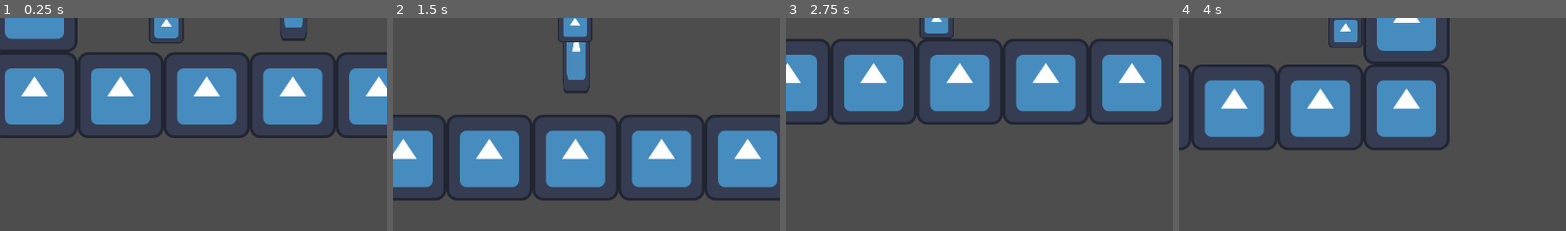
Above: before the commit, frames 1-4 (left to right).
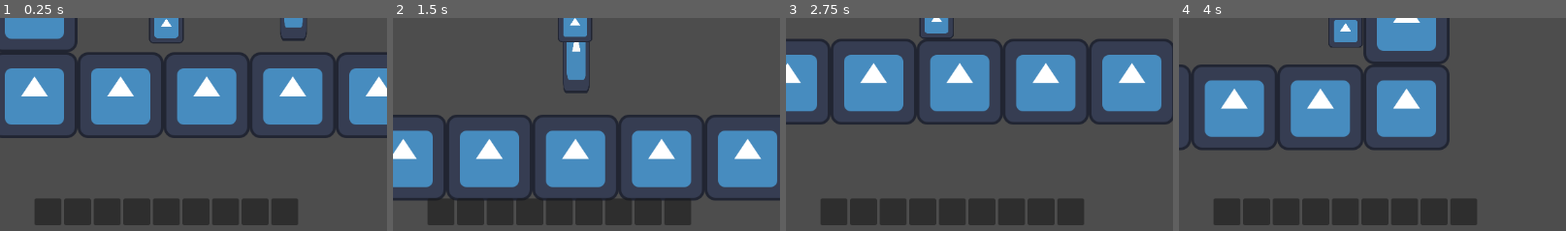
Above: after the commit, the same moments.

Repository: TheHumanMRP/RPG-Life-Tracker
Game: Godot game, scene res://Folders/Systems/Main/Scenes/main_scene.tscn
Two runs of this game, one before a commit and one after it. Both use one fixed random seed, a clock stepped at 60 frames per second and the inputs below. The engine's default icon, where the game draws it, is replaced by a stand-in: a white triangle on a blue panel in a dark square.
Inputs:
- Up to frame 1 (0.25 s): no input
- Up to frame 2 (1.5 s): hold D (move_right) from 0.53 s (still down); tap Space (jump) at 0.77 s
- Up to frame 3 (2.75 s): tap Space (jump) at 1.52 s; release D (move_right) at 2.03 s; hold A (move_left) from 2.03 s (still down)
- Up to frame 4 (4 s): release A (move_left) at 2.78 s; hold D (move_right) from 2.78 s (still down); tap Space (jump) at 3.02, 3.77 s
The pictures show only the part of the screen within x 29-78%, y 50-100%; the shares and areas given below are measured in that part.

The runs differ from the first frame. In frame 1, 7.6% of the frame differs, in the area x 9-77%, y 85-98%; in frame 2, 7.1%; in frame 3, 7.6%; in frame 4, 7.6%.

Commit message:
Auto commit at 2026-06-21 16:18:18

Diff:
--- a/Folders/Systems/Globals/Signal_Bus.gd
+++ b/Folders/Systems/Globals/Signal_Bus.gd
@@ -1,6 +1,14 @@
 extends Node
 
+signal refresh_ui
 signal respawn_player
+
+func _ready() -> void:
+	call_deferred("refresh_ui_across_project")
+
+func refresh_ui_across_project() -> void:
+	print("\nSignal Bus: Refresh ui emitted")
+	refresh_ui.emit()
 
 func _input(event: InputEvent) -> void:
 	if event.is_action_pressed("Respawn"):
--- /dev/null
+++ b/Folders/Systems/Inventory_System/Items/base_item.gd
@@ -0,0 +1,9 @@
+extends Resource
+class_name BaseItem
+
+# Naming of the vars should be in snake_case
+
+@export var name: String = "base_item" # Should only be used for ui, not in any way for andy logic
+@export var type: String = "base_item" # Used to make sure that only the correct item gets accepted into the inventory slot
+									   # basically oor filteration purpose
+@export var logo: Texture2D # Should and can be only used for display purposes
--- a/Folders/Systems/Inventory_System/Items/item.gd
+++ /dev/null
@@ -1,11 +0,0 @@
-extends
-
-
-# Called when the node enters the scene tree for the first time.
-func _ready() -> void:
-	pass # Replace with function body.
-
-
-# Called every frame. 'delta' is the elapsed time since the previous frame.
-func _process(delta: float) -> void:
-	pass
--- /dev/null
+++ b/Folders/Systems/Inventory_System/Items/sword_class.gd
@@ -0,0 +1,11 @@
+class_name Sword
+extends BaseItem
+
+var damage
+
+func _init() -> void:
+	type = "sword"
+
+func setup(new_name: String, new_logo: Texture2D) -> void:
+	name = new_name
+	logo = new_logo
--- /dev/null
+++ b/Folders/Systems/Inventory_System/Scenes/inventory_hot_bar.tscn
@@ -0,0 +1,27 @@
+[gd_scene format=3 uid="uid://dc28u3ylx6ryd"]
+
+[ext_resource type="Script" uid="uid://b3mikwkv45ua3" path="res://Folders/Systems/Inventory_System/Scripts/inventory_hot_bar.gd" id="1_qjpuj"]
+
+[node name="InventoryHotBar" type="Control" unique_id=1133281896]
+layout_mode = 3
+anchors_preset = 15
+anchor_right = 1.0
+anchor_bottom = 1.0
+grow_horizontal = 2
+grow_vertical = 2
+script = ExtResource("1_qjpuj")
+
+[node name="Hot_Bar" type="HBoxContainer" parent="." unique_id=2080709744]
+unique_name_in_owner = true
+layout_mode = 1
+anchors_preset = 7
+anchor_left = 0.5
+anchor_top = 1.0
+anchor_right = 0.5
+anchor_bottom = 1.0
+offset_left = -20.0
+offset_top = -40.0
+offset_right = 20.0
+grow_horizontal = 2
+grow_vertical = 0
+alignment = 1
--- a/Folders/Systems/Inventory_System/Scenes/inventory_slot.tscn
+++ b/Folders/Systems/Inventory_System/Scenes/inventory_slot.tscn
@@ -2,36 +2,28 @@
 
 [ext_resource type="Script" uid="uid://bkvmj0hs40ess" path="res://Folders/Systems/Inventory_System/Scripts/inventory_slot.gd" id="1_idi7c"]
 
-[node name="Inventory_Slot" type="Control" unique_id=324414666]
-layout_mode = 3
-anchors_preset = 15
-anchor_right = 1.0
-anchor_bottom = 1.0
-grow_horizontal = 2
-grow_vertical = 2
-script = ExtResource("1_idi7c")
-
-[node name="PanelContainer" type="PanelContainer" parent="." unique_id=278711913]
-layout_mode = 1
+[node name="Inventory_Slot" type="PanelContainer" unique_id=844703346]
 anchors_preset = 8
 anchor_left = 0.5
 anchor_top = 0.5
 anchor_right = 0.5
 anchor_bottom = 0.5
-offset_left = -20.0
-offset_top = -20.0
-offset_right = 20.0
-offset_bottom = 20.0
+offset_left = -60.0
+offset_top = -31.5
+offset_right = 60.0
+offset_bottom = 31.5
 grow_horizontal = 2
 grow_vertical = 2
+script = ExtResource("1_idi7c")
+accepted_item_type = null
 
-[node name="MarginContainer" type="MarginContainer" parent="PanelContainer" unique_id=1684947038]
+[node name="MarginContainer" type="MarginContainer" parent="." unique_id=1684947038]
 layout_mode = 2
 theme_override_constants/margin_left = 20
 theme_override_constants/margin_top = 20
 theme_override_constants/margin_right = 20
 theme_override_constants/margin_bottom = 20
 
-[node name="Name" type="Label" parent="PanelContainer/MarginContainer" unique_id=1700011461]
+[node name="Logo_Display" type="TextureRect" parent="MarginContainer" unique_id=1196303866]
+unique_name_in_owner = true
 layout_mode = 2
-text = "Base_Item"
--- a/Folders/Systems/Inventory_System/Scenes/inventory_slot_holder.tscn
+++ /dev/null
@@ -1,9 +0,0 @@
-[gd_scene format=3 uid="uid://dc28u3ylx6ryd"]
-
-[node name="Inventory_Slot_Holder" type="Control" unique_id=1133281896]
-layout_mode = 3
-anchors_preset = 15
-anchor_right = 1.0
-anchor_bottom = 1.0
-grow_horizontal = 2
-grow_vertical = 2
--- a/Folders/Systems/Inventory_System/Scenes/inventory_ui_layer.tscn
+++ b/Folders/Systems/Inventory_System/Scenes/inventory_ui_layer.tscn
@@ -1,3 +1,19 @@
 [gd_scene format=3 uid="uid://svisxss24oxa"]
 
+[ext_resource type="PackedScene" uid="uid://dc28u3ylx6ryd" path="res://Folders/Systems/Inventory_System/Scenes/inventory_hot_bar.tscn" id="1_ewtii"]
+
 [node name="Inventory_UI_Layer" type="CanvasLayer" unique_id=445007278]
+
+[node name="MarginContainer" type="MarginContainer" parent="." unique_id=1160798767]
+anchors_preset = 15
+anchor_right = 1.0
+anchor_bottom = 1.0
+grow_horizontal = 2
+grow_vertical = 2
+theme_override_constants/margin_left = 20
+theme_override_constants/margin_top = 20
+theme_override_constants/margin_right = 20
+theme_override_constants/margin_bottom = 20
+
+[node name="InventoryHotBar" parent="MarginContainer" unique_id=1133281896 instance=ExtResource("1_ewtii")]
+layout_mode = 2
--- /dev/null
+++ b/Folders/Systems/Inventory_System/Scripts/inventory_hot_bar.gd
@@ -0,0 +1,12 @@
+extends Control
+
+@onready var h_box_container: HBoxContainer = $%Hot_Bar
+
+var number_of_inventory_slots: int = 9
+
+func _ready() -> void:
+	for i in range(number_of_inventory_slots):
+		var packed_inveotory_slot: PackedScene = load("res://Folders/Systems/Inventory_System/Scenes/inventory_slot.tscn")
+		var inventory_slot: Node = packed_inveotory_slot.instantiate()
+
+		h_box_container.add_child(inventory_slot)
--- a/Folders/Systems/Inventory_System/Scripts/inventory_slot.gd
+++ b/Folders/Systems/Inventory_System/Scripts/inventory_slot.gd
@@ -1 +1,20 @@
 extends Control
+
+@export var item: BaseItem
+@export var accepted_item_type: String = "base_item"
+
+@onready var display_logo: TextureRect = $%Logo_Display
+
+func _ready() -> void:
+	check_type_of_item()
+	SignalBus.refresh_ui.connect(refresh_ui)
+
+func refresh_ui() -> void:
+	if item:
+		display_logo.texture = item.logo
+
+func check_type_of_item() -> void:
+	if not accepted_item_type == "base_item":
+		if not item.type == accepted_item_type:
+			push_error("Inventory Slot: Invalid item type ")
+			item = BaseItem.new()
--- a/Folders/Systems/Player/player.tscn
+++ b/Folders/Systems/Player/player.tscn
@@ -55,7 +55,7 @@
 "duration": 1.0,
 "texture": SubResource("AtlasTexture_ofe1v")
 }],
-"loop": true,
+"loop": 1,
 "name": &"GodotIcon",
 "speed": 5.0
 }, {
@@ -63,7 +63,7 @@
 "duration": 1.0,
 "texture": SubResource("AtlasTexture_3rm20")
 }],
-"loop": true,
+"loop": 1,
 "name": &"Idle",
 "speed": 5.0
 }, {
@@ -71,7 +71,7 @@
 "duration": 1.0,
 "texture": SubResource("AtlasTexture_6n2b4")
 }],
-"loop": true,
+"loop": 1,
 "name": &"Moveing-Up-Left",
 "speed": 5.0
 }, {
@@ -79,7 +79,7 @@
 "duration": 1.0,
 "texture": SubResource("AtlasTexture_y3jju")
 }],
-"loop": true,
+"loop": 1,
 "name": &"Moving-Down",
 "speed": 5.0
 }, {
@@ -87,7 +87,7 @@
 "duration": 1.0,
 "texture": SubResource("AtlasTexture_yqmip")
 }],
-"loop": true,
+"loop": 1,
 "name": &"Moving-Down-Left",
 "speed": 5.0
 }, {
@@ -95,7 +95,7 @@
 "duration": 1.0,
 "texture": SubResource("AtlasTexture_orhto")
 }],
-"loop": true,
+"loop": 1,
 "name": &"Moving-Down-Right",
 "speed": 5.0
 }, {
@@ -106,7 +106,7 @@
 "duration": 1.0,
 "texture": SubResource("AtlasTexture_cdrjs")
 }],
-"loop": true,
+"loop": 1,
 "name": &"Moving-Left",
 "speed": 5.0
 }, {
@@ -114,7 +114,7 @@
 "duration": 1.0,
 "texture": SubResource("AtlasTexture_3sao0")
 }],
-"loop": true,
+"loop": 1,
 "name": &"Moving-Right",
 "speed": 5.0
 }, {
@@ -122,7 +122,7 @@
 "duration": 1.0,
 "texture": SubResource("AtlasTexture_filjn")
 }],
-"loop": true,
+"loop": 1,
 "name": &"Moving-Up",
 "speed": 5.0
 }, {
@@ -130,7 +130,7 @@
 "duration": 1.0,
 "texture": SubResource("AtlasTexture_cy0yy")
 }],
-"loop": true,
+"loop": 1,
 "name": &"Moving-Up-Right",
 "speed": 5.0
 }]
Not shown, added: Folders/Systems/Inventory_System/Items/base_item.gd.uid
Not shown, removed: Folders/Systems/Inventory_System/Items/item.gd.uid
Not shown, added: Folders/Systems/Inventory_System/Items/sword_class.gd.uid
Not shown, added: Folders/Systems/Inventory_System/Scripts/inventory_hot_bar.gd.uid
Not shown: 1 places in Folders/Systems/Main/Scenes/main_scene.tscn that only renumber resources
